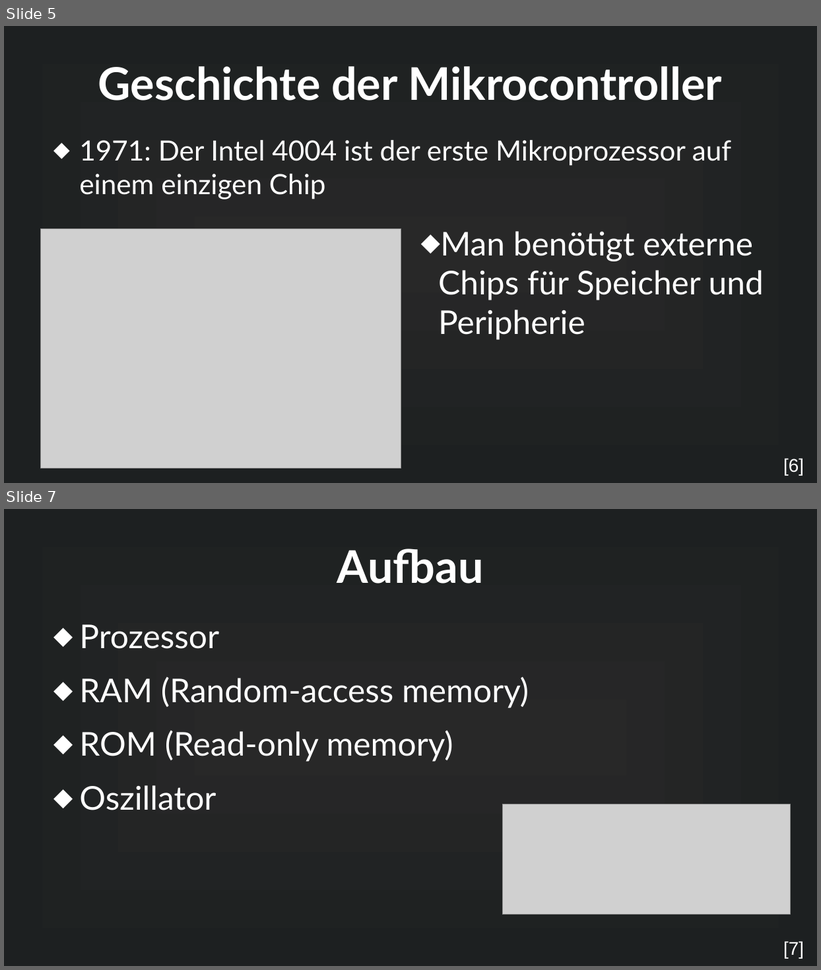
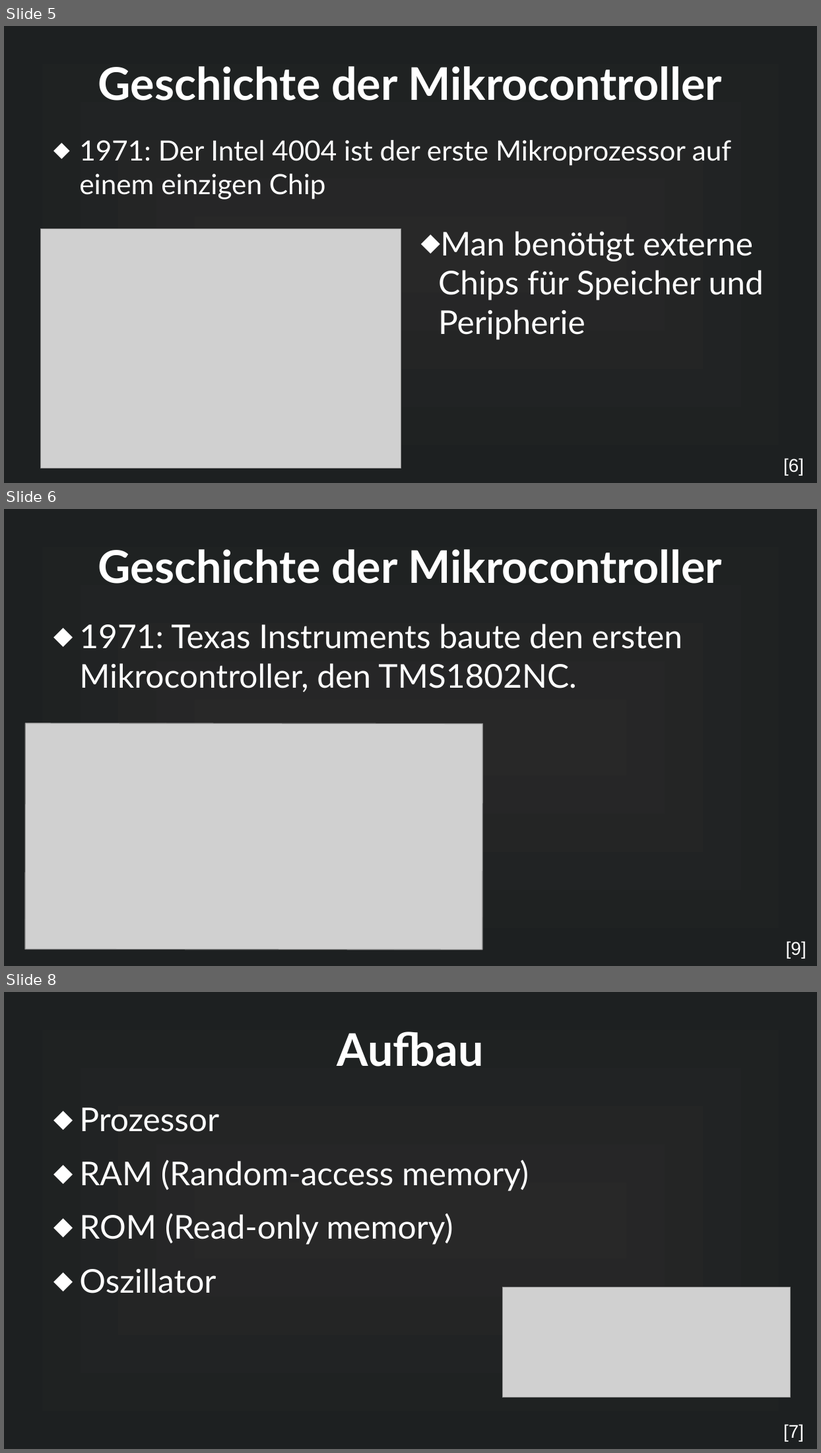
Before and after one commit to MuffinKran24/IMP_GFS, a slide deck: Mikrocontroller_GFS.odp. Shown one above the other, each under a label of ours: slides 5 and 7 before the commit, slides 5, 6 and 8 after it; the slides between them are not shown. The pictures are 821x970 and 821x1453 pixels, drawn with LibreOffice and Linux fonts; fonts in the diff are those of the drawing; grey boxes stand for pictures. Boxes give left, top, right and bottom in pixels: in the first picture for what was removed or moved away, otherwise in the second. Text is boxed around its words. In the diff, an @@ line names an element or a change of style, - is before the commit and + after.

```diff
--- a/Mikrocontroller_GFS.odp
+++ b/Mikrocontroller_GFS.odp
@@ slide 6 added at [4, 509, 817, 966], background gradient #282828 to #1D2021 @@
@@ title added at [98, 549, 722, 584], 44 pt, text #FFFFFF, bold @@
+Geschichte der Mikrocontroller
@@ text added at [79, 624, 682, 692], 32 pt, text #FFFFFF @@
+⬥ 1971: Texas Instruments baute den ersten Mikrocontroller, den TMS1802NC.
@@ picture added at [25, 723, 482, 951] @@
@@ text added at [786, 941, 807, 958], 18 pt, text #FFFFFF @@
+[9]
@@ what was slide 7 is now slide 8 @@
```
Also in this commit, not shown: 1 slide changed, 2 other files.
